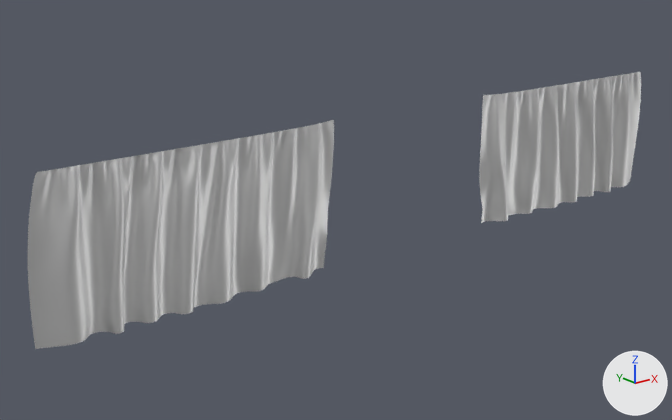
One commit to the FBX model Assets/Art/Environment/Curtains.fbx: the scene before it, then after it.
Rendered twice from a camera (50 mm lens) standing at (-27.6, -34.5, 14.4) and looking at (-2.9, -3.5, 2.1). The axes (+X, +Y, +Z) are drawn at lower right. The lights are the same throughout. Where no turn or scale is listed for an object, it has been applied to the vertices.

Names of what the first picture shows: 'Curtains'.
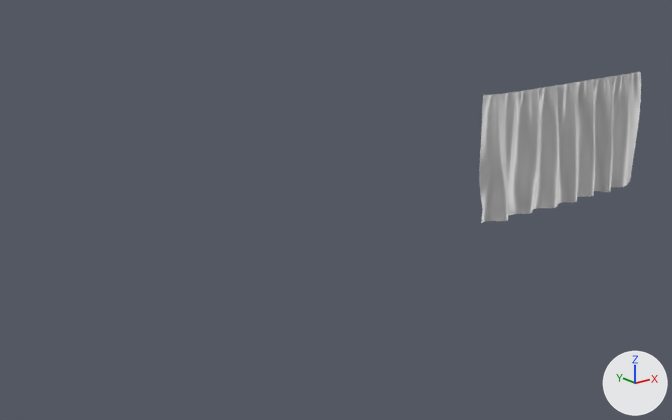
Location of each change, [x1, y1, x2, y2] in pixels of the pictures (672 x 420 px):
'Curtains', reshaped (73% narrower, 45% shorter)
    before: [28, 72, 641, 349]
    after: [479, 72, 641, 223]
part 1 of me_scene_scene_curtainback_001, deleted
    before: [28, 120, 334, 349]

What the commit changed:
me_scene_scene_curtainback_001 has 20200 vertices, 19800 faces and spans x -17.4..17.4, y -5.7..-5.0, z 0.2..6.7.
me_scene_scene_curtainback_001 is used by ob_curtains; location (0.0, 0.0, -0.04).
me_scene_scene_curtainback_001 part 1: the loose piece of 10100 vertices spanning x -17.4..-4.4, y -5.7..-5.0, z 0.2..6.7 is deleted.
